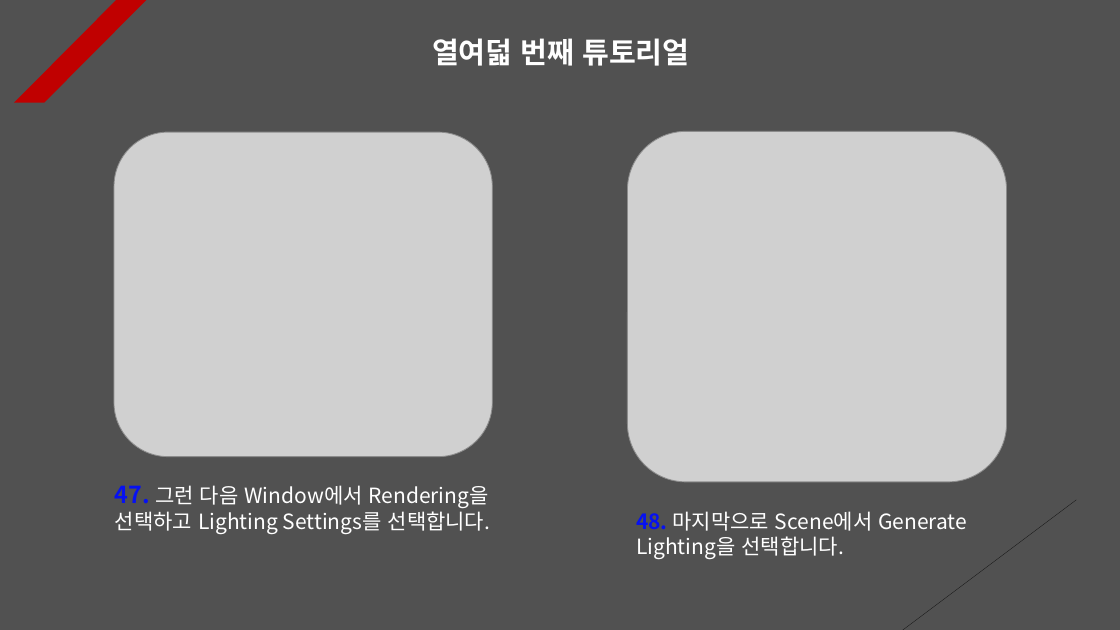
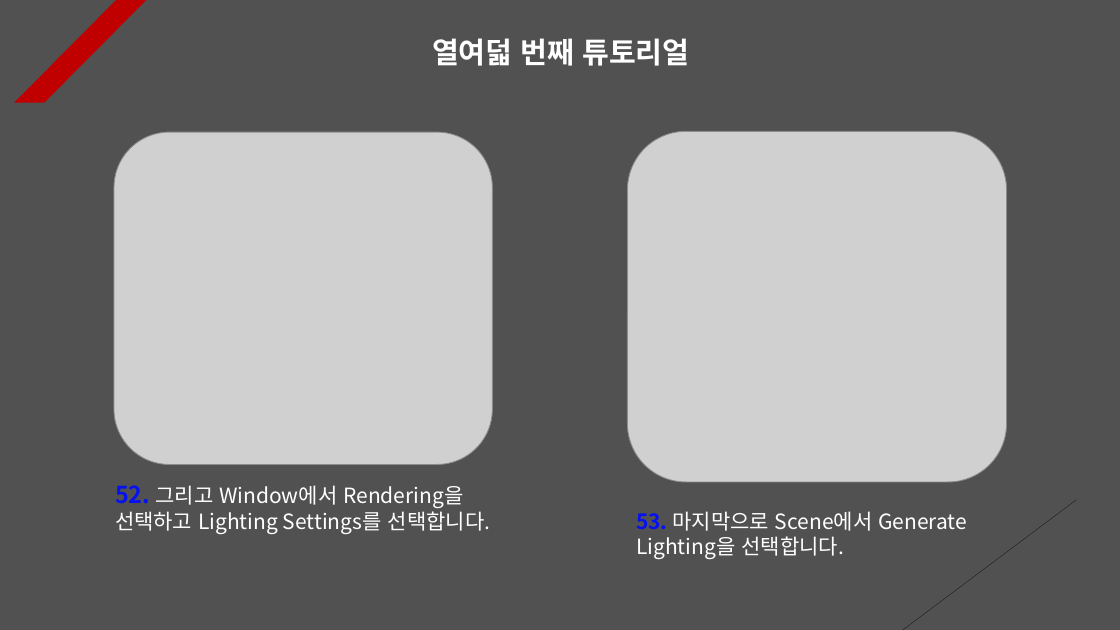
Before and after one commit to Unity2033/3D-UnityEngine, a slide deck: slide 18 of Assets/Light/PPT Data/Light Example.pptx. Drawn at 1120x630 pixels with LibreOffice and Linux fonts; fonts in the diff are those of the drawing; grey boxes stand for pictures. Boxes give left, top, right and bottom in pixels: in the first picture for what was removed or moved away, otherwise in the second. Text is boxed around its words. In the diff, an @@ line names an element or a change of style, - is before the commit and + after.

Commit message:
Light Tutorial Renewal
- Implemented to continuously
  increase the value of mass during
  physical collision

- Each PPT Data update

```diff
--- a/Assets/Light/PPT Data/Light Example.pptx
+++ b/Assets/Light/PPT Data/Light Example.pptx
@@ picture: place and size @@
-picture at bbox=[114, 132, 492, 456]
+picture at bbox=[114, 132, 492, 465]
@@ text at bbox=[115, 485, 490, 534]: text changed @@
-47. 그런 다음 Window에서 Rendering을 선택하고 Lighting Settings를 선택합니다.
+52. 그리고 Window에서 Rendering을 선택하고 Lighting Settings를 선택합니다.
@@ text at bbox=[636, 511, 967, 559]: text changed @@
-48. 마지막으로 Scene에서 Generate Lighting을 선택합니다.
+53. 마지막으로 Scene에서 Generate Lighting을 선택합니다.
```
Also in this commit, not shown: 16 other slides changed, 9 other files.
